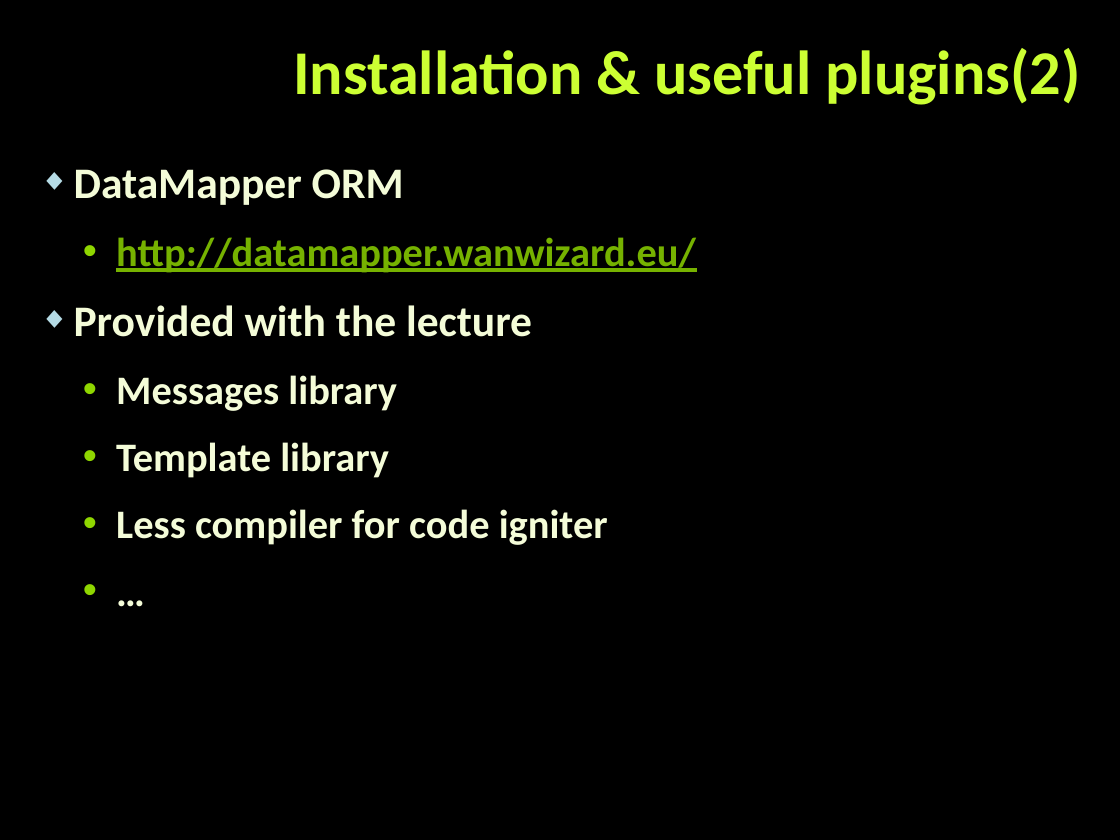
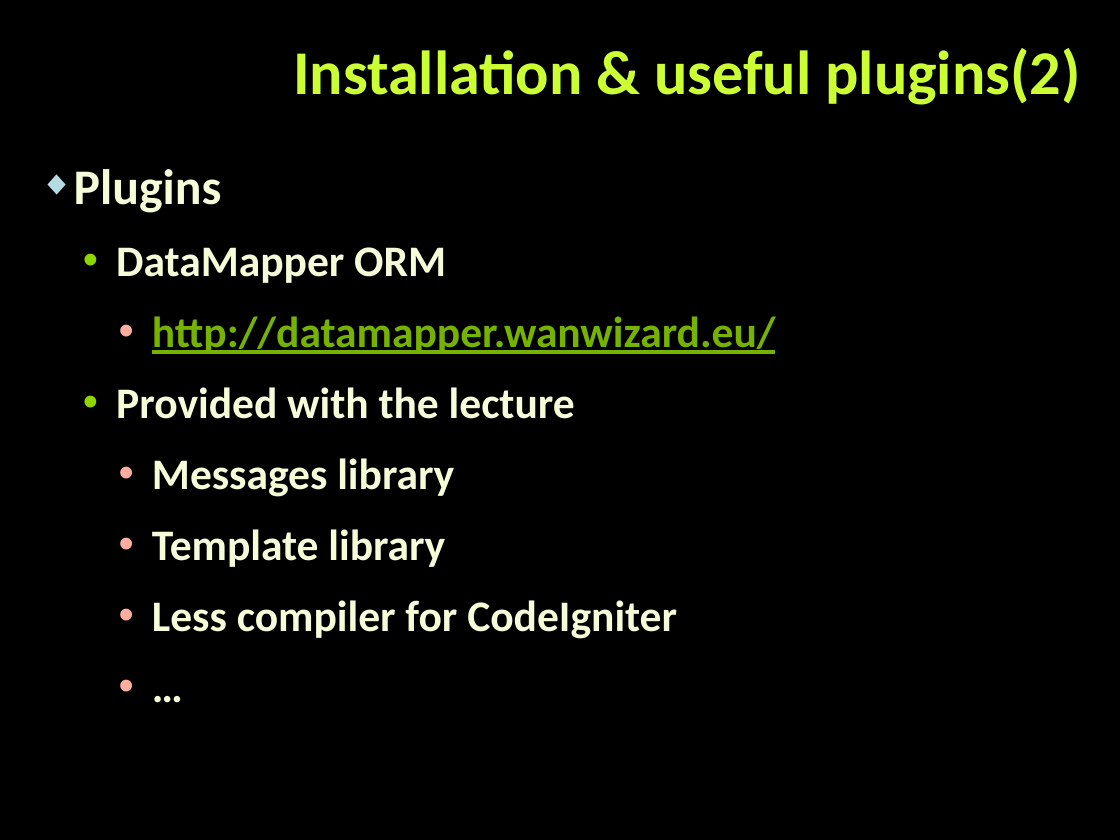
Before and after one commit to tanzhur/PHP_MVC-seminar, a slide deck: slide 54 of PHP_MVC.pptx. Drawn at 1120x840 pixels with LibreOffice and Linux fonts; fonts in the diff are those of the drawing; background and template pictures are left out. Boxes give left, top, right and bottom in pixels: in the first picture for what was removed or moved away, otherwise in the second. Text is boxed around its words. In the diff, an @@ line names an element or a change of style, - is before the commit and + after.

```diff
--- a/PHP_MVC.pptx
+++ b/PHP_MVC.pptx
@@ text at (x1=74, y1=169, x2=222, y2=213): paragraph added @@
+◆ Plugins
@@ text at (x1=116, y1=247, x2=776, y2=567): size 26 to 28 pt in "http://datamapper.wanwizard.eu/", "Messages library", "Template library", "…"; bullet ◆ to •; list level 1 to 2 in "DataMapper ORM"; bullet colour #B5DBE5 to #8FD600; list level 2 to 3 in "http://datamapper.wanwizard.eu/"; bullet colour #8FD600 to #FFAD9F; list level 1 to 2 in "Provided with the lecture"; list level 2 to 3 in "Messages library"; list level 2 to 3 in "Template library"; list level 2 to 3 in "…" @@
@@ text at (x1=152, y1=600, x2=677, y2=639): text changed; size 26 to 28 pt @@
-  • Less compiler for code igniter
+    • Less compiler for CodeIgniter
```
Also in this commit, not shown: 2 other slides changed, 17 slides added.
